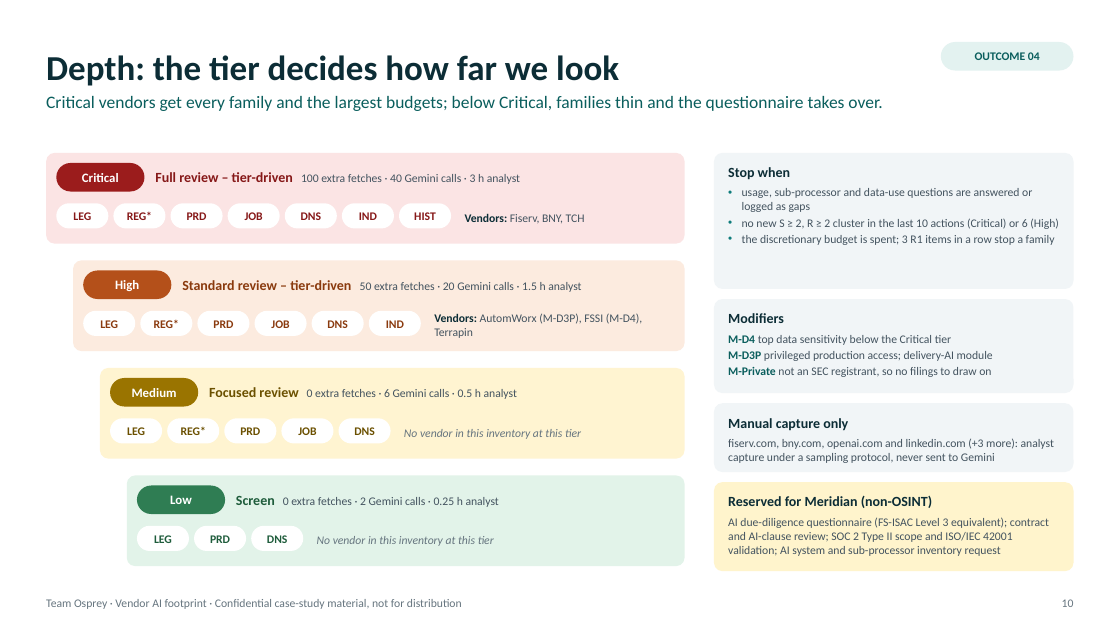
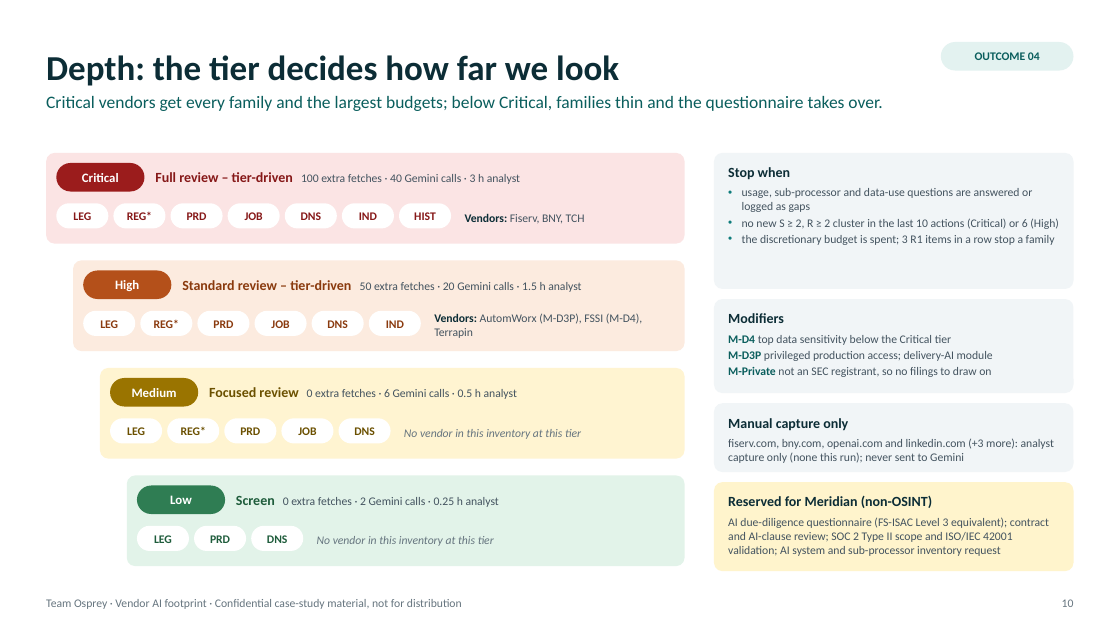
Before and after one commit to rakshit-737/vendor-ai-footprint, a slide deck: slide 10 of submission/Team_Osprey_Vendor_AI_Footprint.pptx. Drawn at 1120x630 pixels with LibreOffice and Linux fonts; fonts in the diff are those of the drawing. Boxes give left, top, right and bottom in pixels: in the first picture for what was removed or moved away, otherwise in the second. Text is boxed around its words. In the diff, an @@ line names an element or a change of style, - is before the commit and + after.

```diff
--- a/submission/Team_Osprey_Vendor_AI_Footprint.pptx
+++ b/submission/Team_Osprey_Vendor_AI_Footprint.pptx
@@ text in rounded rectangle at box(728, 438, 1054, 463): text changed @@
-fiserv.com, bny.com, openai.com and linkedin.com (+3 more): analyst capture under a sampling protocol, never sent to Gemini
+fiserv.com, bny.com, openai.com and linkedin.com (+3 more): analyst capture only (none this run); never sent to Gemini
```
Also in this commit, not shown: 12 other slides changed.
